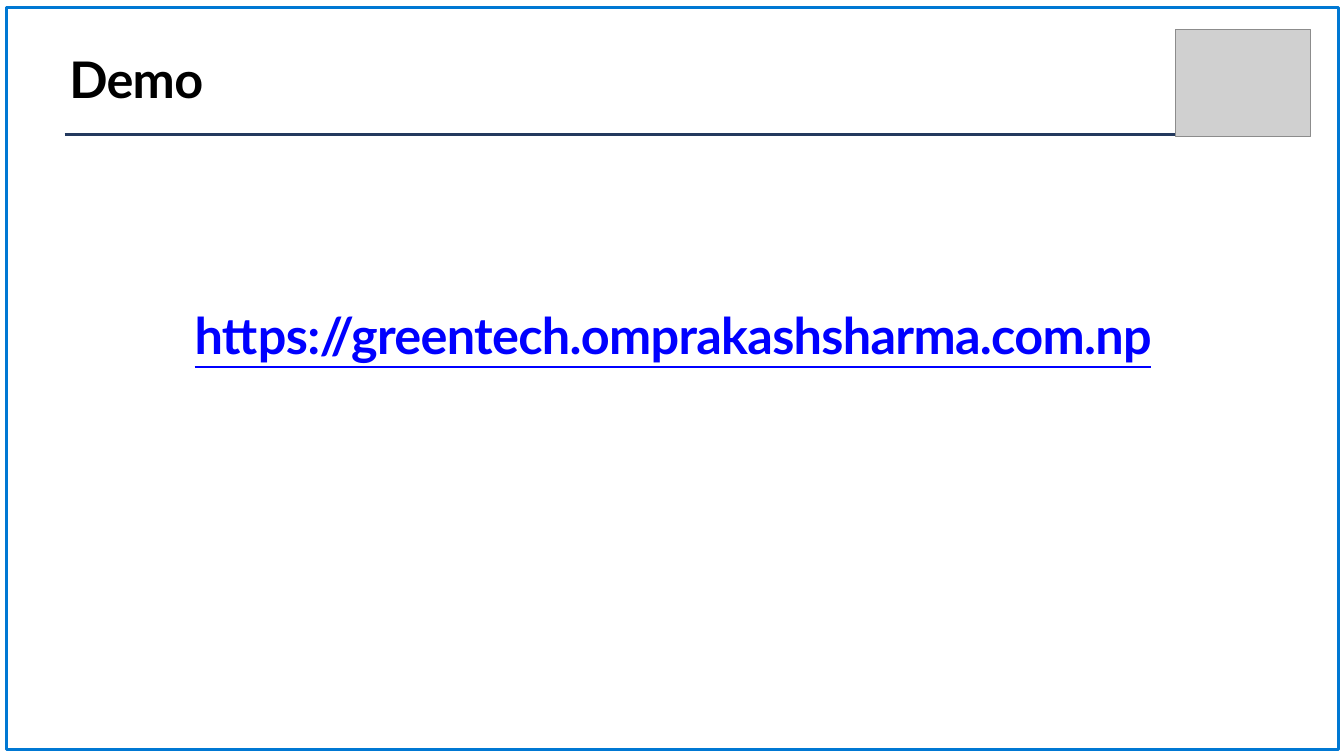
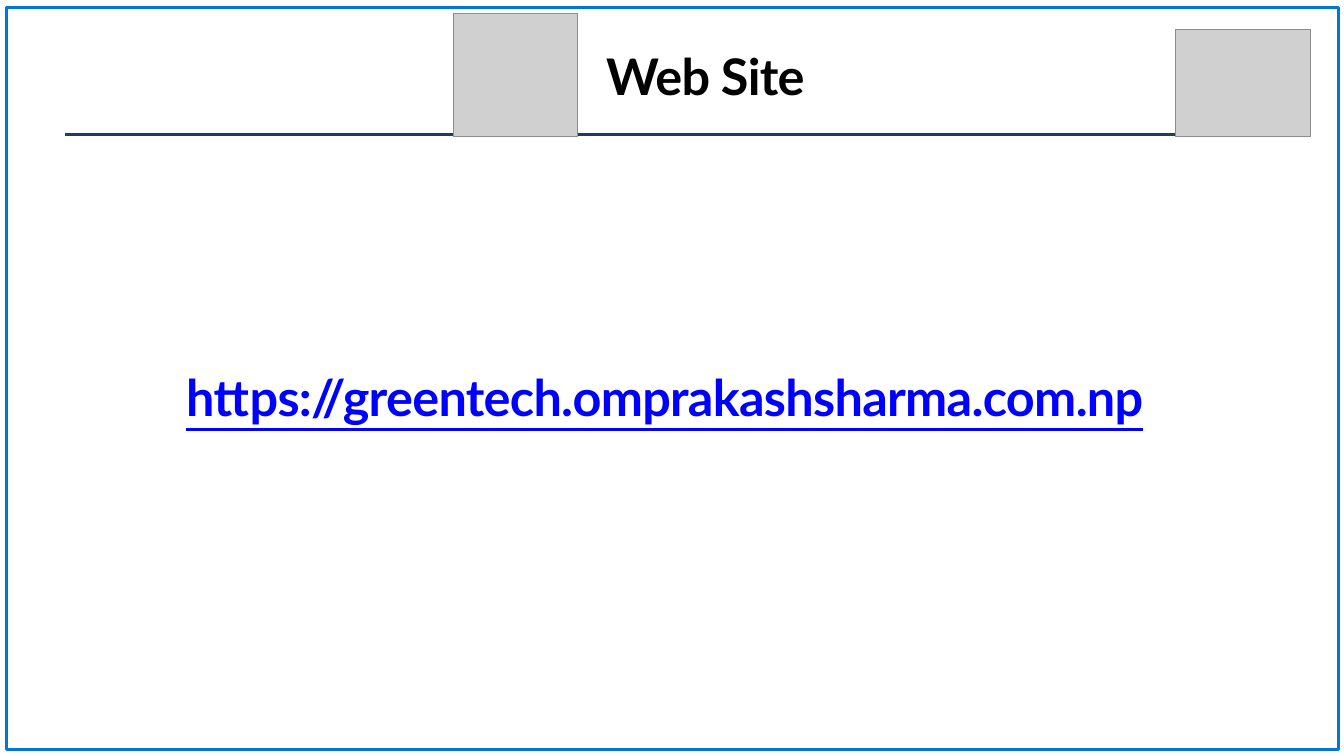
Before and after one commit to ompiepy/greentech, a slide deck: slide 5 of Demo Day Presentation.pptx (slide 4 before the commit). Drawn at 1344x756 pixels with LibreOffice and Linux fonts; fonts in the diff are those of the drawing; grey boxes stand for pictures; background and template pictures are left out. Boxes give left, top, right and bottom in pixels: in the first picture for what was removed or moved away, otherwise in the second. Text is boxed around its words. In the diff, an @@ line names an element or a change of style, - is before the commit and + after.

```diff
--- a/Demo Day Presentation.pptx
+++ b/Demo Day Presentation.pptx
@@ picture added at (454,13,578,137) @@
@@ text added at (606,57,805,96), 36 pt, text #000000, bold @@
+Web Site
@@ text removed at (69,61,203,99) @@
-Demo
@@ text "https://greentech.omprakashsharma.com.np": place and size @@
-text "https://greentech.omprakashsharma.com.np" at (195,316,1152,362)
+text "https://greentech.omprakashsharma.com.np" at (186,378,1143,425)
```
Also in this commit, not shown: 2 other slides changed, 2 slides added, 2 slides removed.
